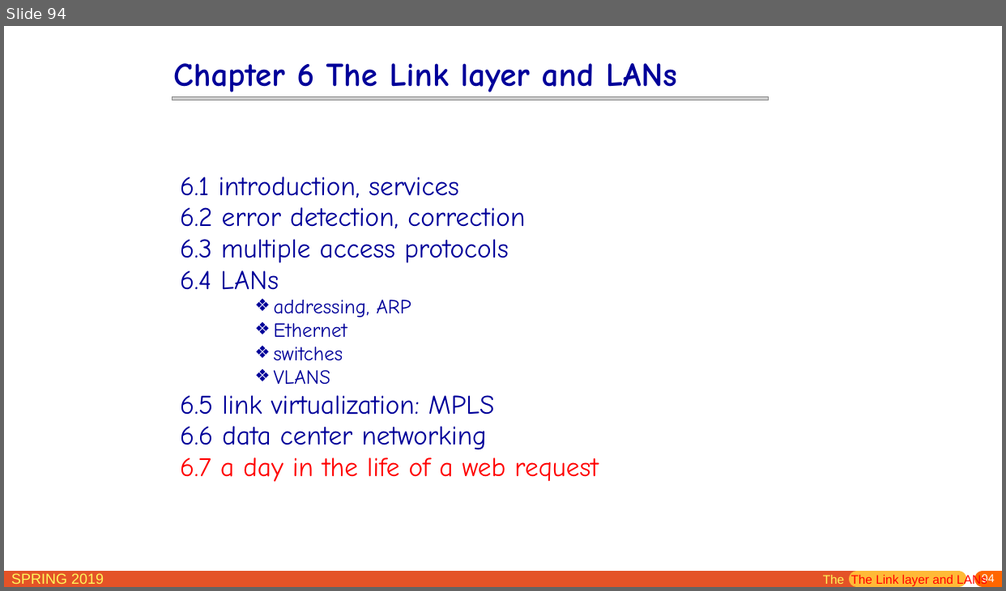
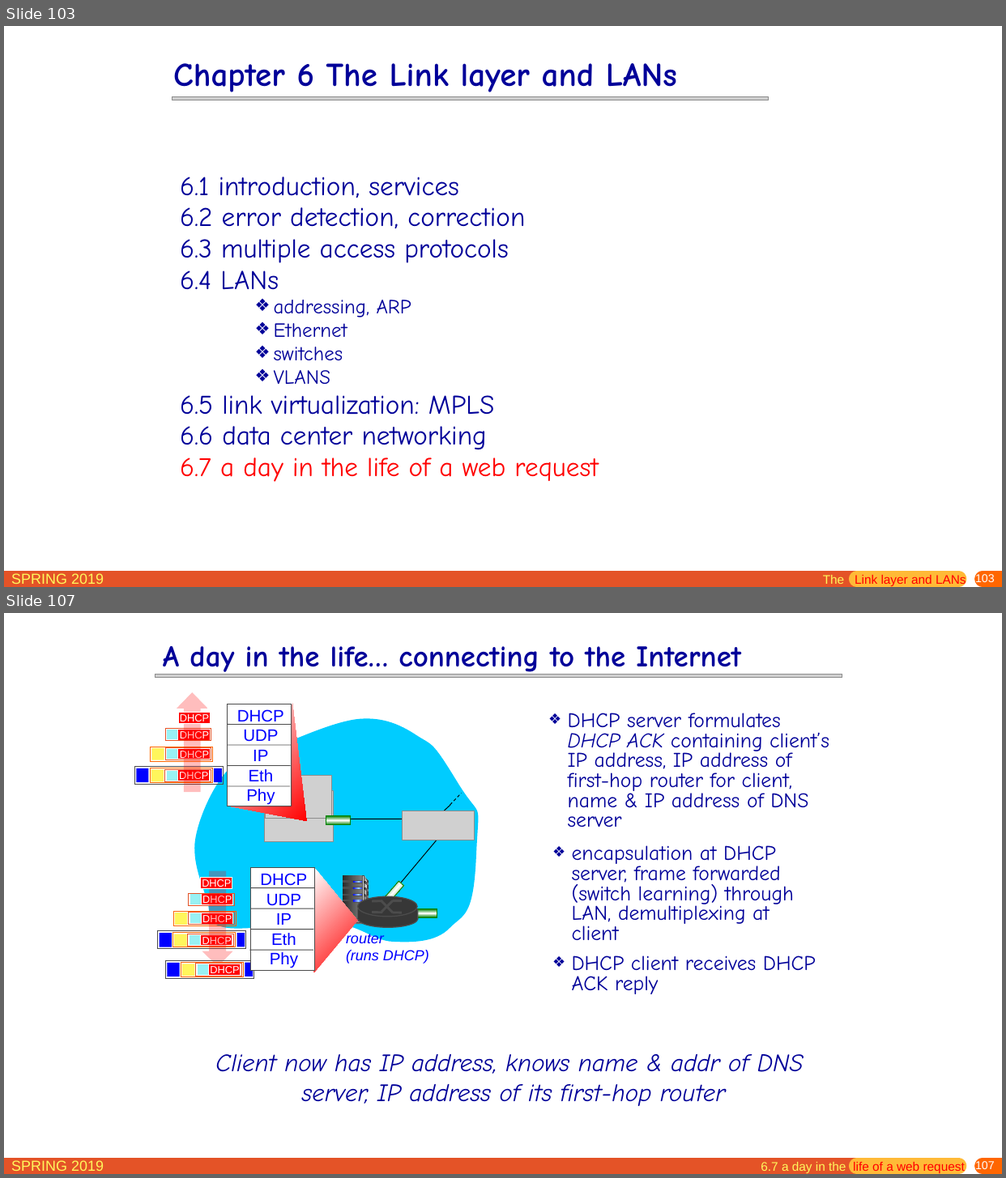
Before and after one commit to jichenghu/PPT_networkDistributed, a slide deck: chapter6.pptx. Shown one above the other, each under a label of ours: slide 94 before the commit, slides 103 and 107 after it; the slides between them are not shown. The pictures are 1006x591 and 1006x1178 pixels, drawn with LibreOffice and Linux fonts; fonts in the diff are those of the drawing; grey boxes stand for pictures. Boxes give left, top, right and bottom in pixels: in the first picture for what was removed or moved away, otherwise in the second. Text is boxed around its words. In the diff, an @@ line names an element or a change of style, - is before the commit and + after.

```diff
--- a/chapter6.pptx
+++ b/chapter6.pptx
@@ slide 107 added at (4,613,1002,1174), background #FFFFFF; not listed: 5 template elements that a slide beside it also shows @@
@@ title added at (163,646,741,676), 28.8 pt, text #000099, bold @@
+A day in the life… connecting to the Internet
@@ picture added at (155,674,842,677) @@
@@ group added at (134,692,223,792): 17 rectangles, 4 texts, 1 down arrow @@
+DHCP
+DHCP
+DHCP
+DHCP
@@ text added at (568,713,829,827), 20 pt, text #000099 @@
+❖ DHCP server formulates DHCP ACK containing client’s IP address, IP address of first-hop router for client, name & IP address of DNS server
@@ group added at (226,704,306,821): 4 lines, 1 freeform shape, 1 rectangle, 1 text @@
+DHCP
+UDP
+IP
+Eth
+Phy
@@ text added at (572,845,794,940), 20 pt, text #000099 @@
+❖ encapsulation at DHCP server, frame forwarded (switch learning) through LAN, demultiplexing at client
@@ rectangle added at (200,877,232,888), fill #FF0000, outline #FFFFFF 0.75 pt @@
@@ group added at (157,871,246,967): 16 rectangles, 3 texts, 1 down arrow @@
+DHCP
+DHCP
+DHCP
@@ text added at (202,896,232,905), 10 pt, text #FFFFFF @@
+DHCP
@@ group added at (192,717,484,964): 12 lines, 11 rectangles, 10 rounded rectangles, 8 freeform shapes, 6 ellipses, 3 pictures, 1 text @@
+router
+(runs DHCP)
@@ group added at (249,867,357,973): 4 lines, 1 freeform shape, 1 rectangle, 1 text @@
+DHCP
+UDP
+IP
+Eth
+Phy
@@ group added at (166,961,254,979): 8 rectangles, 1 text @@
+DHCP
@@ text added at (572,956,816,995), 20 pt, text #000099 @@
+❖ DHCP client receives DHCP ACK reply
@@ text added at (215,1054,803,1106), 24 pt, text #000099, italic @@
+Client now has IP address, knows name & addr of DNS
+server, IP address of its first-hop router
@@ text added at (761,1162,965,1174), 12 pt, text #FF0000 @@
+6.7 a day in the life of a web request
@@ what was slide 94 is now slide 103 @@
@@ slide 103 changed as well @@
@@ text at (823,574,966,587): text changed @@
-The The Link layer and LANs
+The Link layer and LANs
@@ page number at (975,574,995,586): text changed @@
-94
+103
```
Also in this commit, not shown: 13 other slides changed, 16 other slides added.
